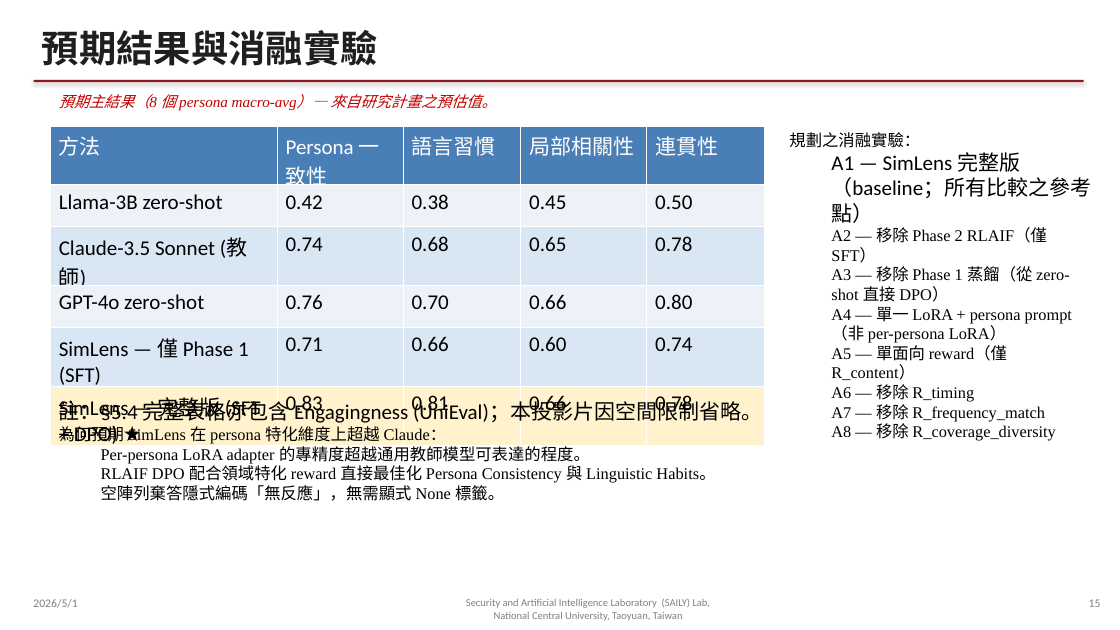
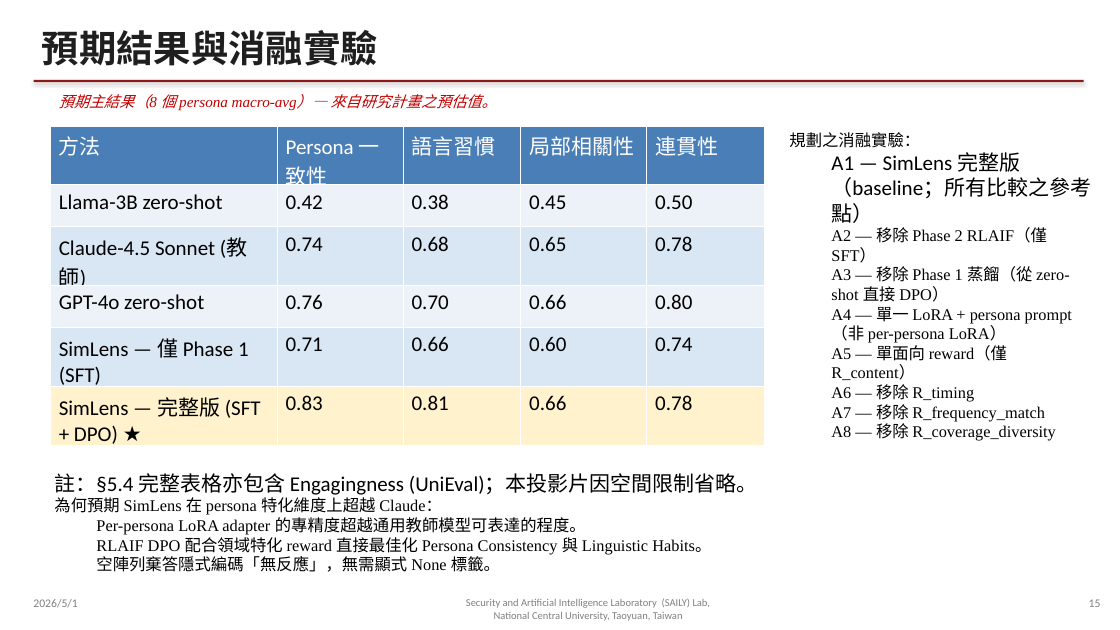
Before and after one commit to box755/simlens-research, a slide deck: slide 16 of SimLens_Proposal_2026-05-04_ZH.pptx. Drawn at 1120x630 pixels with LibreOffice and Linux fonts; fonts in the diff are those of the drawing. Boxes give left, top, right and bottom in pixels: in the first picture for what was removed or moved away, otherwise in the second. Text is boxed around its words. In the diff, an @@ line names an element or a change of style, - is before the commit and + after.

```diff
--- a/SimLens_Proposal_2026-05-04_ZH.pptx
+++ b/SimLens_Proposal_2026-05-04_ZH.pptx
@@ table at (x1=50, y1=126, x2=765, y2=451) @@
-row 3, column 1: Claude-3.5 Sonnet (教師)
+row 3, column 1: Claude-4.5 Sonnet (教師)
@@ text "註：§5.4 完整表格亦包含 Engagingness (UniEval)；本投影片因空間限制省略。" moved from (x1=59, y1=399, x2=762, y2=501) to (x1=54, y1=473, x2=758, y2=572) @@
```
Also in this commit, not shown: 1 other slide changed, 7 other files.
